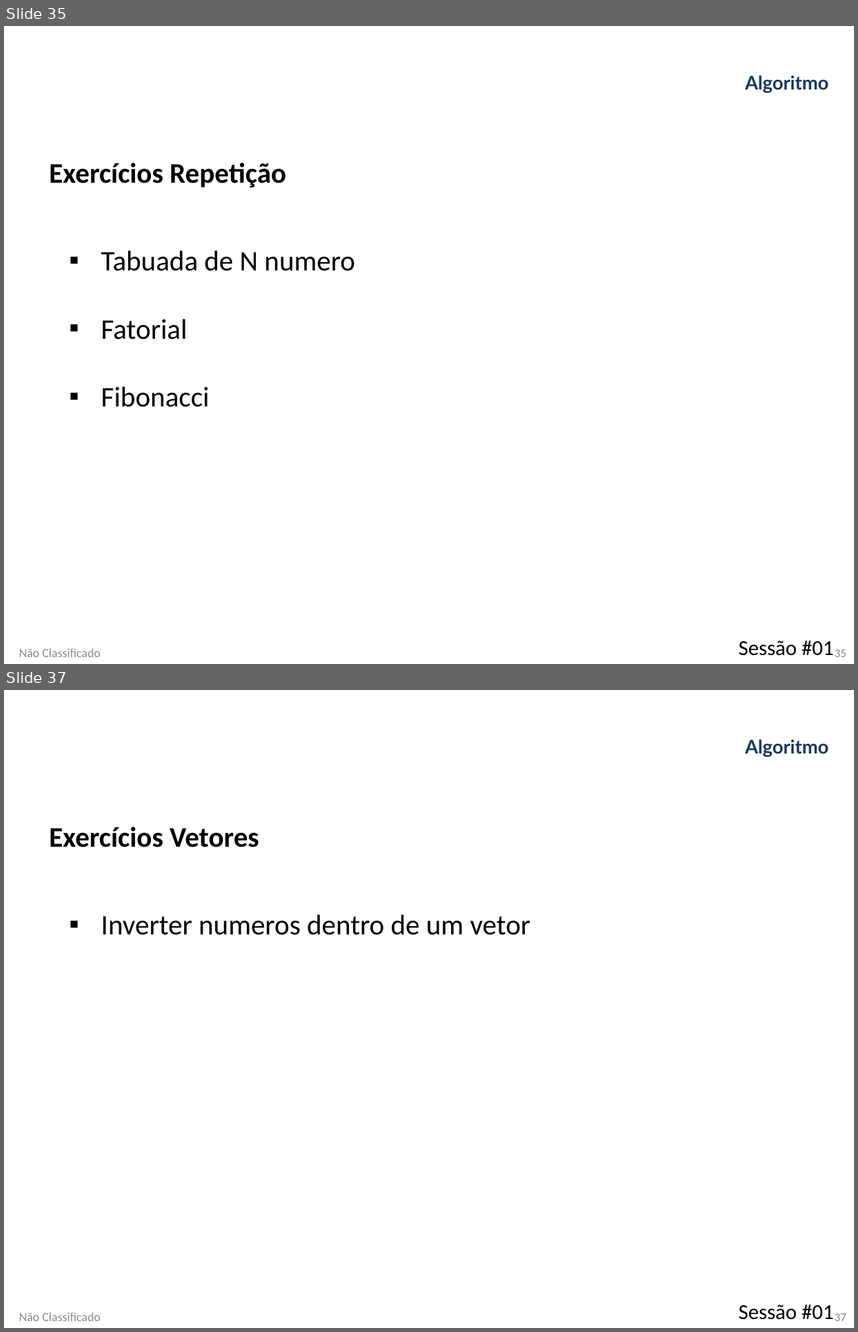
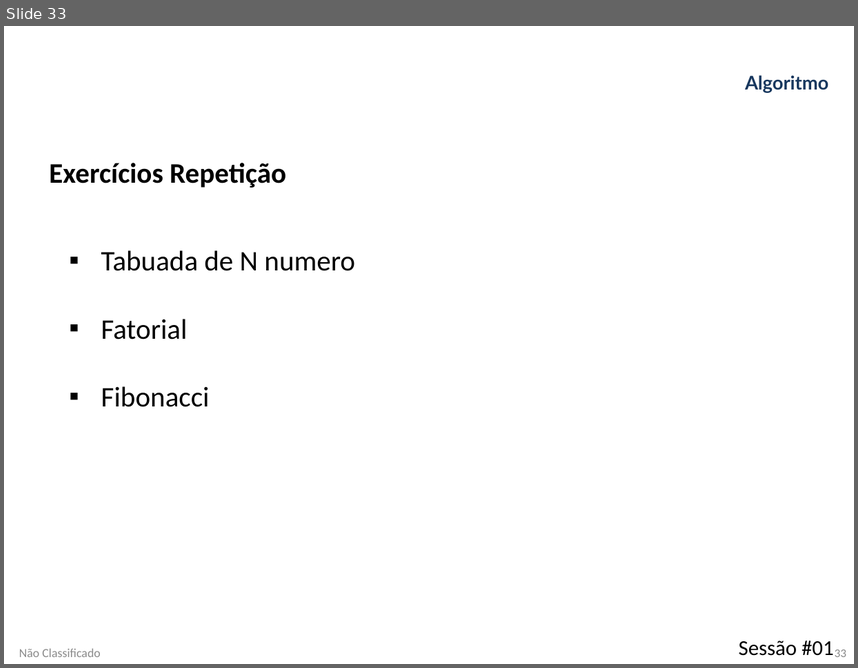
Before and after one commit to RibeiroETA08/EKP01_21_22, a slide deck: Apresentacoes/UFCD 0804- Algoritmos/Algoritmos 1.pptx. Shown one above the other, each under a label of ours: slides 35 and 37 before the commit, slide 33 after it; the slides between them are not shown. The pictures are 858x1332 and 858x668 pixels, drawn with LibreOffice and Linux fonts; fonts in the diff are those of the drawing; background and template pictures are left out. Boxes give left, top, right and bottom in pixels: in the first picture for what was removed or moved away, otherwise in the second. Text is boxed around its words. In the diff, an @@ line names an element or a change of style, - is before the commit and + after.

Commit message:
add cronograma
update algoritmos

```diff
--- a/Apresentacoes/UFCD 0804- Algoritmos/Algoritmos 1.pptx
+++ b/Apresentacoes/UFCD 0804- Algoritmos/Algoritmos 1.pptx
@@ slide 37 removed at bbox=[4, 690, 854, 1328], background picture (left out) @@
@@ text removed at bbox=[745, 739, 829, 757] @@
-Algoritmo
@@ text removed at bbox=[49, 827, 259, 847] @@
-Exercícios Vetores
@@ text removed at bbox=[101, 914, 531, 935] @@
-▪ Inverter numeros dentro de um vetor
@@ text removed at bbox=[739, 1304, 834, 1319] @@
-Sessão #01
@@ text removed at bbox=[19, 1312, 100, 1321] @@
-Não Classificado
@@ page number removed at bbox=[835, 1313, 846, 1321] @@
-37
@@ what was slide 35 is now slide 33 @@
@@ page number at bbox=[835, 649, 846, 657]: text changed @@
-35
+33
```
Also in this commit, not shown: 2 slides changed, 1 slide added, 4 other slides removed, 2 other files.
